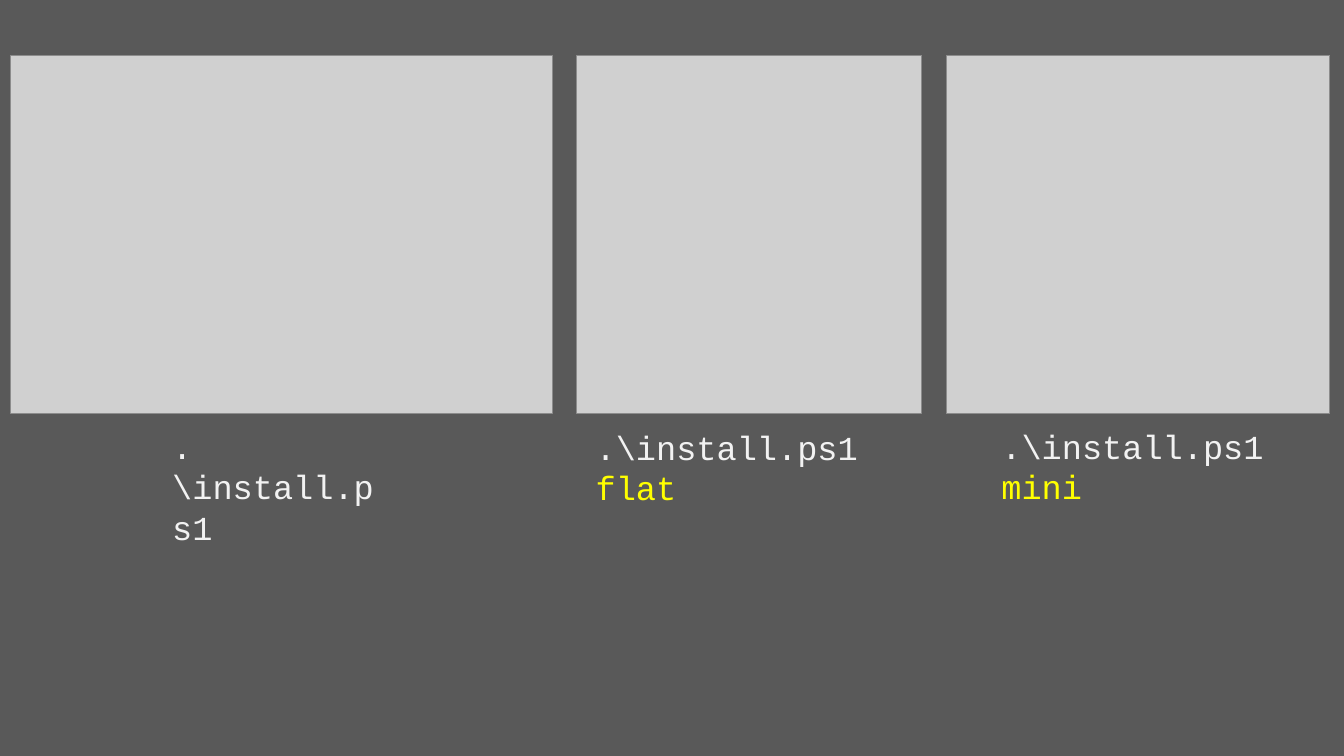
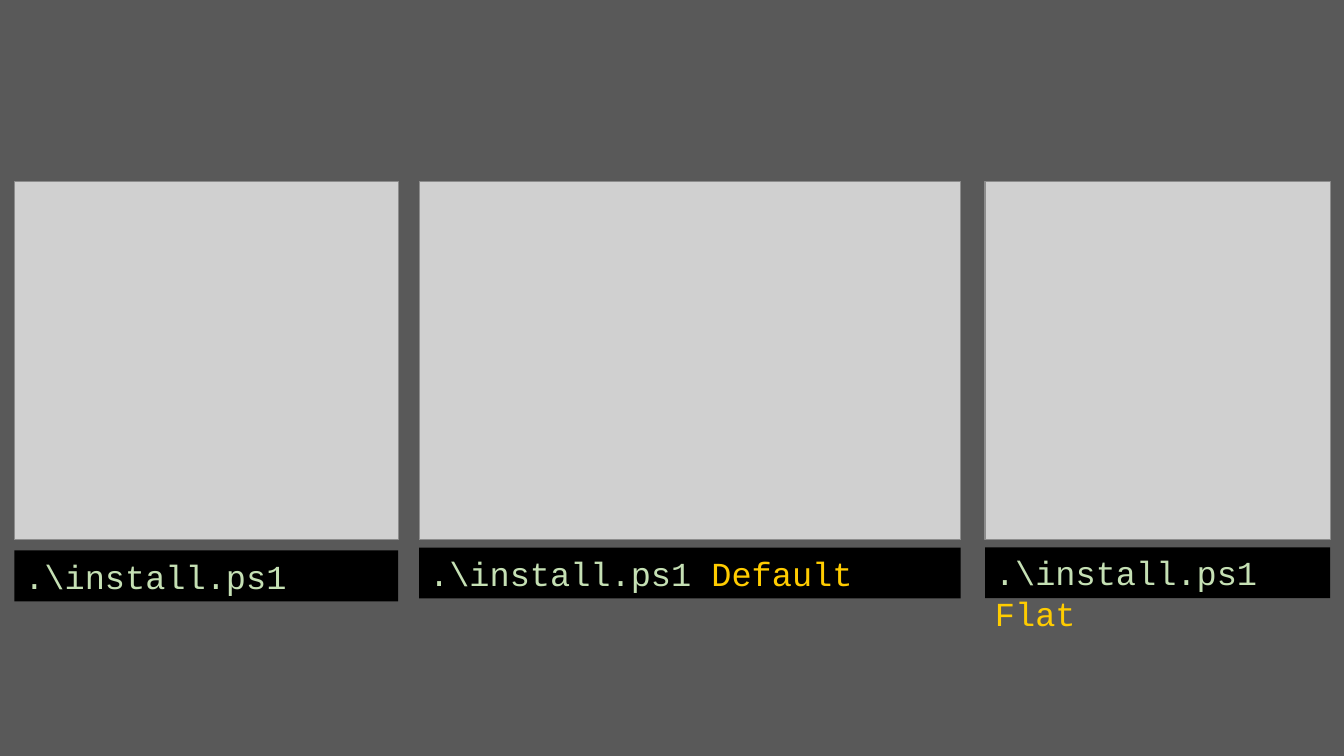
Before and after one commit to LittleNewton/wt-here, a slide deck: slide 1 of img/all_in_one.pptx. Drawn at 1344x756 pixels with LibreOffice and Linux fonts; fonts in the diff are those of the drawing; grey boxes stand for pictures. Boxes give left, top, right and bottom in pixels: in the first picture for what was removed or moved away, otherwise in the second. Text is boxed around its words. In the diff, an @@ line names an element or a change of style, - is before the commit and + after.

```diff
--- a/img/all_in_one.pptx
+++ b/img/all_in_one.pptx
@@ picture: place and size @@
-picture at box(947, 55, 1331, 413)
+picture at box(14, 181, 398, 539)
@@ picture: place and size @@
-picture at box(11, 55, 553, 413)
+picture at box(419, 181, 961, 539)
@@ picture: place and size @@
-picture at box(577, 55, 922, 413)
+picture at box(985, 181, 1330, 539)
@@ text removed at box(1001, 435, 1263, 499) @@
-.\install.ps1 mini
@@ rectangle added at box(14, 551, 398, 601), fill #000000, 24 pt, text #C5E0B4 @@
+.\install.ps1
@@ rectangle ".\install.ps1 Default": place and size @@
-rectangle ".\install.ps1 Default" at box(172, 475, 374, 506)
+rectangle ".\install.ps1 Default" at box(419, 547, 961, 598)
@@ rectangle ".\install.ps1 Default" at box(419, 547, 961, 598): fill none to #000000 @@
@@ text in rectangle at box(429, 561, 852, 593): text changed; text colour #F2F2F2 to #C5E0B4 @@
-.\install.ps1
+.\install.ps1 Default
@@ rectangle ".\install.ps1 Flat" at box(985, 547, 1330, 598): fill none to #000000 @@
@@ rectangle ".\install.ps1 Flat": place and size @@
-rectangle ".\install.ps1 Flat" at box(596, 435, 858, 501)
+rectangle ".\install.ps1 Flat" at box(985, 547, 1330, 598)
@@ text in rectangle at box(995, 561, 1257, 627): text changed; text colour #F2F2F2 to #C5E0B4 @@
-.\install.ps1 flat
+.\install.ps1 Flat
```
Also in this commit, not shown: 2 other files.
